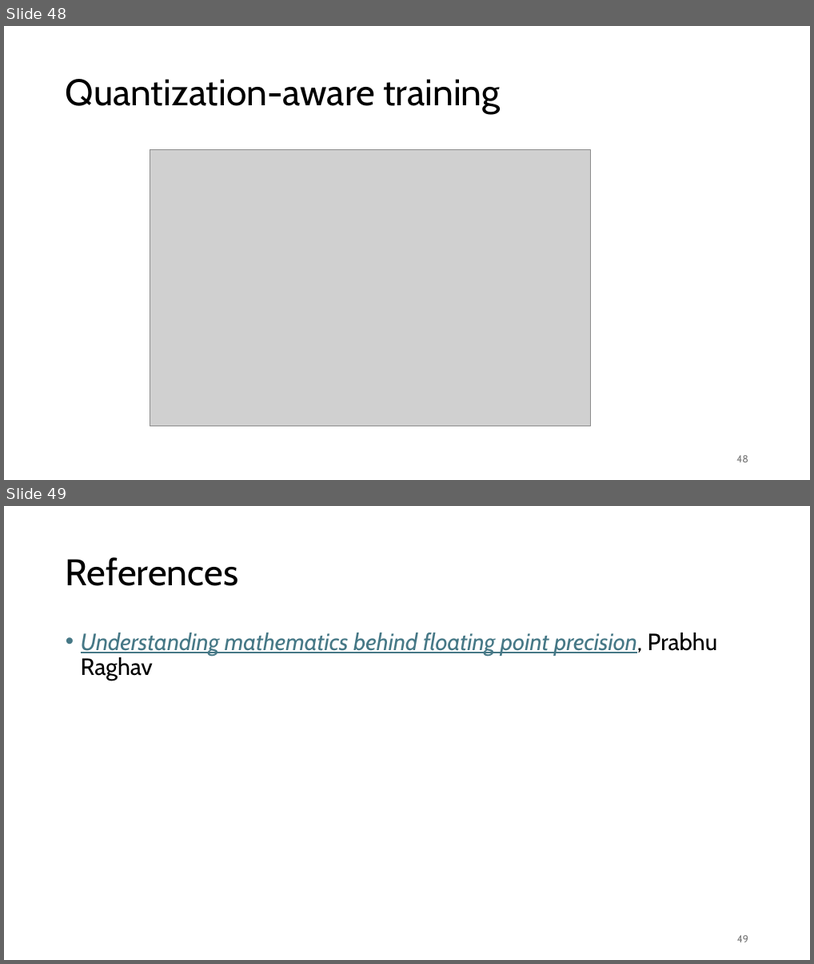
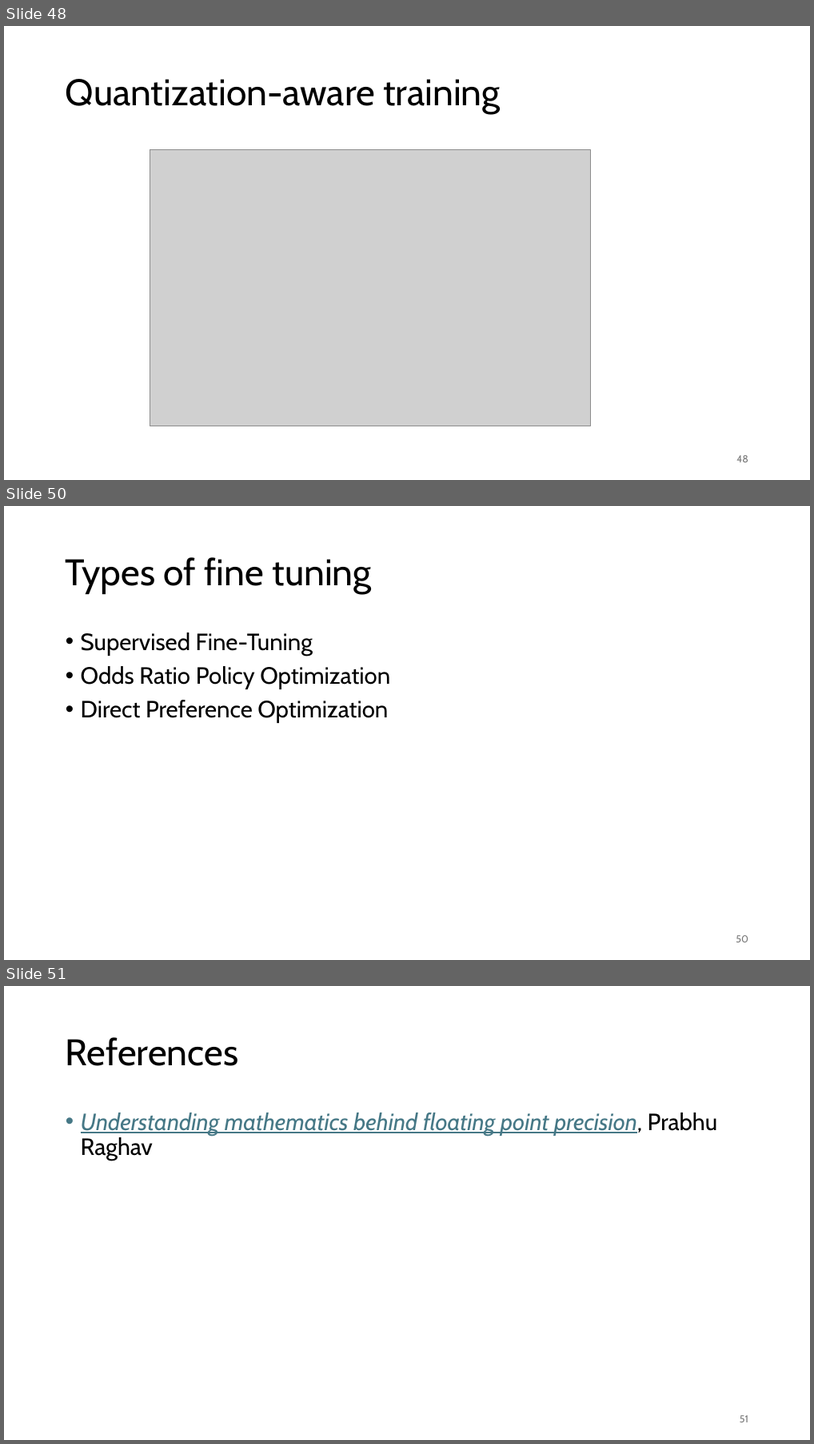
Before and after one commit to gjbex/Deploying-LLMs-locally, a slide deck: local_LLMs.pptx. Shown one above the other, each under a label of ours: slides 48 and 49 before the commit, slides 48, 50 and 51 after it; the slides between them are not shown. The pictures are 814x964 and 814x1444 pixels, drawn with LibreOffice and Linux fonts; fonts in the diff are those of the drawing; grey boxes stand for pictures. Boxes give left, top, right and bottom in pixels: in the first picture for what was removed or moved away, otherwise in the second. Text is boxed around its words. In the diff, an @@ line names an element or a change of style, - is before the commit and + after.

Commit message:
Add slide on fine-tuning

```diff
--- a/local_LLMs.pptx
+++ b/local_LLMs.pptx
@@ slide 50 added at (4, 506, 810, 960), background #FFFFFF @@
@@ title added at (66, 557, 372, 594), 44 pt, text #000000 @@
+Types of fine tuning
@@ text added at (81, 632, 390, 723), 28 pt, text #000000 @@
+• Supervised Fine-Tuning
+• Odds Ratio Policy Optimization
+• Direct Preference Optimization
@@ page number added at (736, 935, 749, 942), 12 pt, text #797979 @@
+50
@@ what was slide 49 is now slide 51 @@
@@ page number at (740, 1415, 749, 1422): text changed @@
-49
+51
```
Also in this commit, not shown: 1 slide changed, 1 other slide added.
